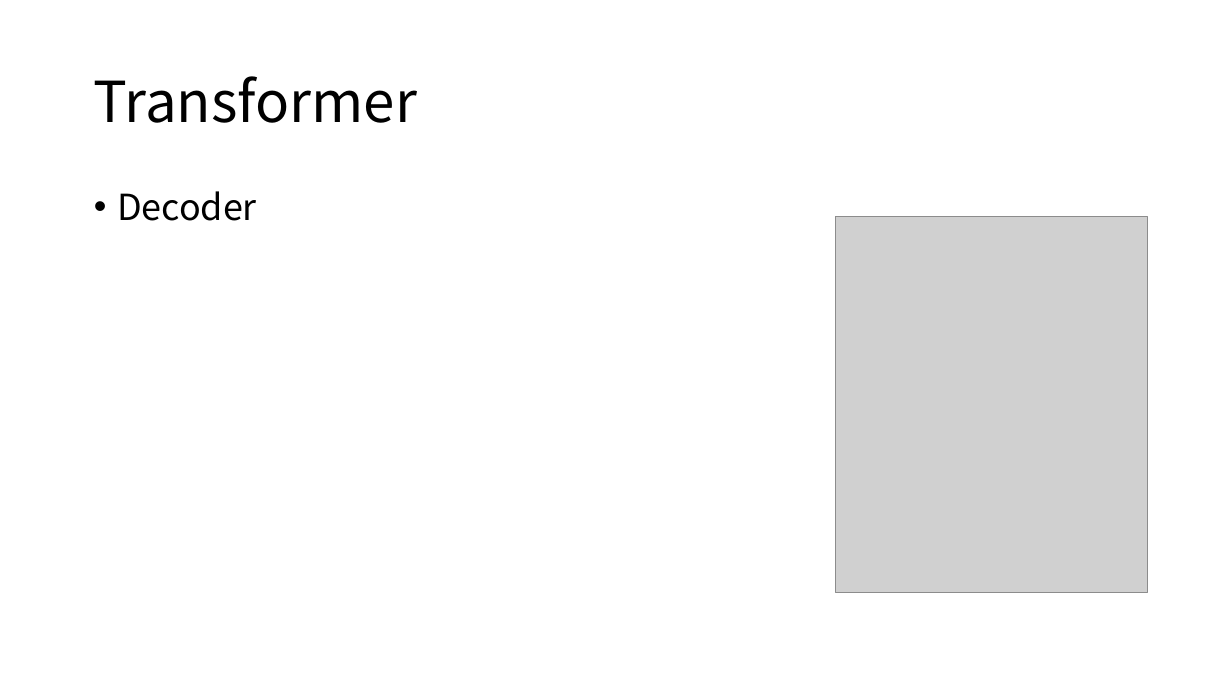
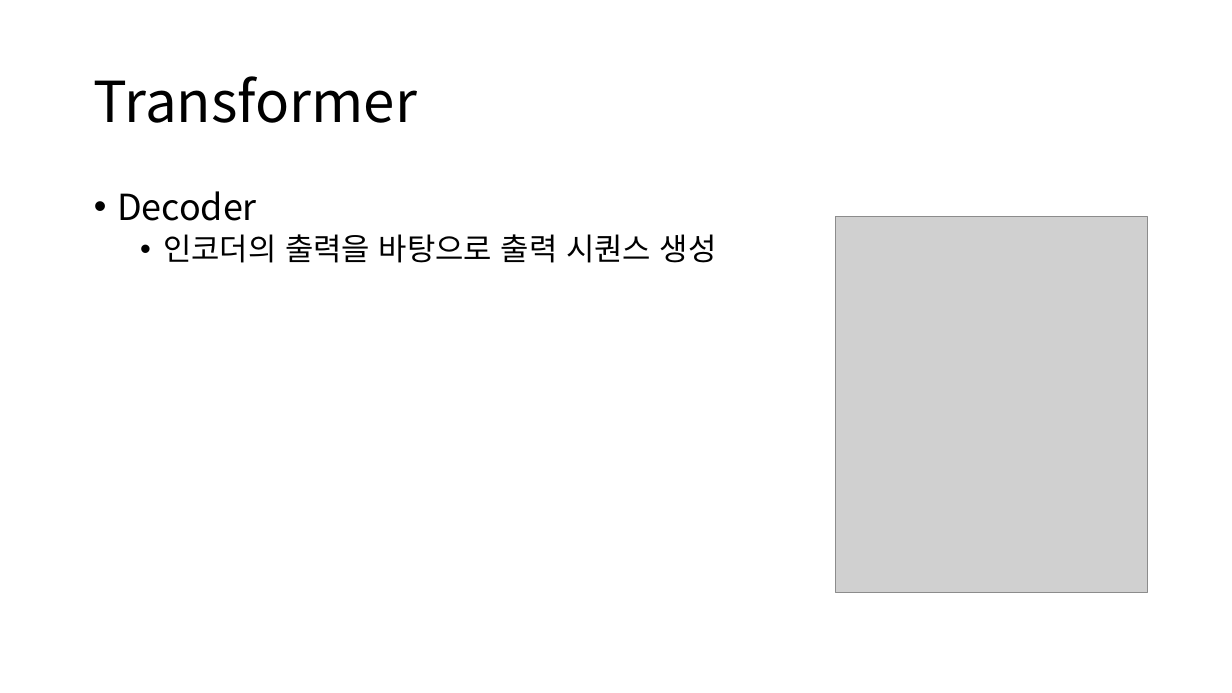
Before and after one commit to Noaplex/capstone, a slide deck: slide 5 of LSTM_Transformer_Parallel.pptx. Drawn at 1232x693 pixels with LibreOffice and Linux fonts; fonts in the diff are those of the drawing; grey boxes stand for pictures. Boxes give left, top, right and bottom in pixels: in the first picture for what was removed or moved away, otherwise in the second. Text is boxed around its words. In the diff, an @@ line names an element or a change of style, - is before the commit and + after.

```diff
--- a/LSTM_Transformer_Parallel.pptx
+++ b/LSTM_Transformer_Parallel.pptx
@@ text at box(163, 234, 717, 263): paragraph added @@
+  • 인코더의 출력을 바탕으로 출력 시퀀스 생성
```
Also in this commit, not shown: 1 other slide changed.
